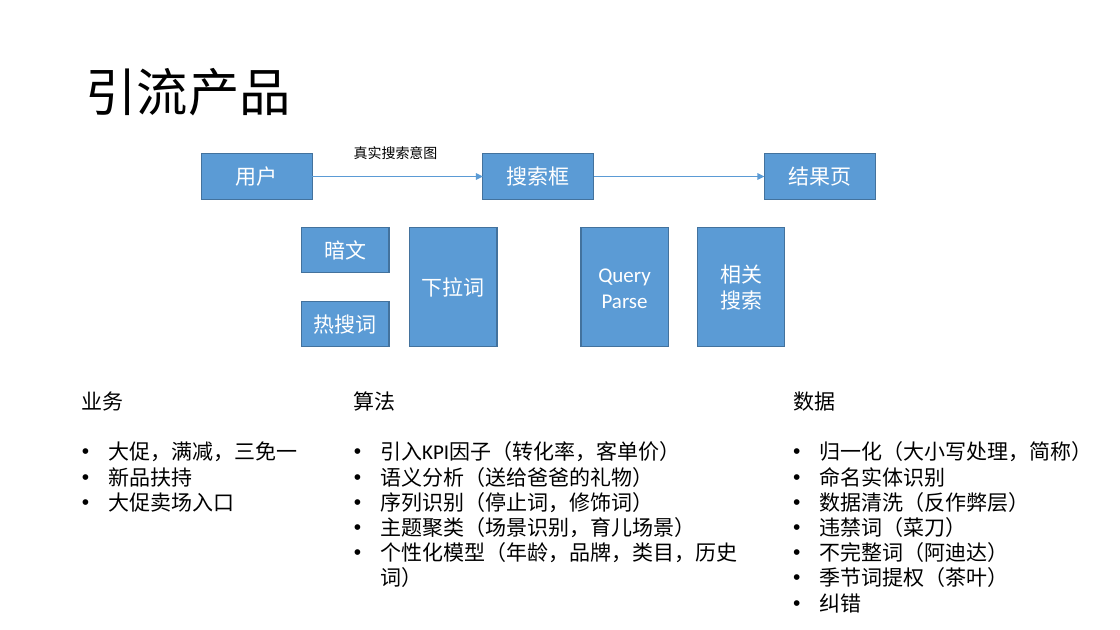
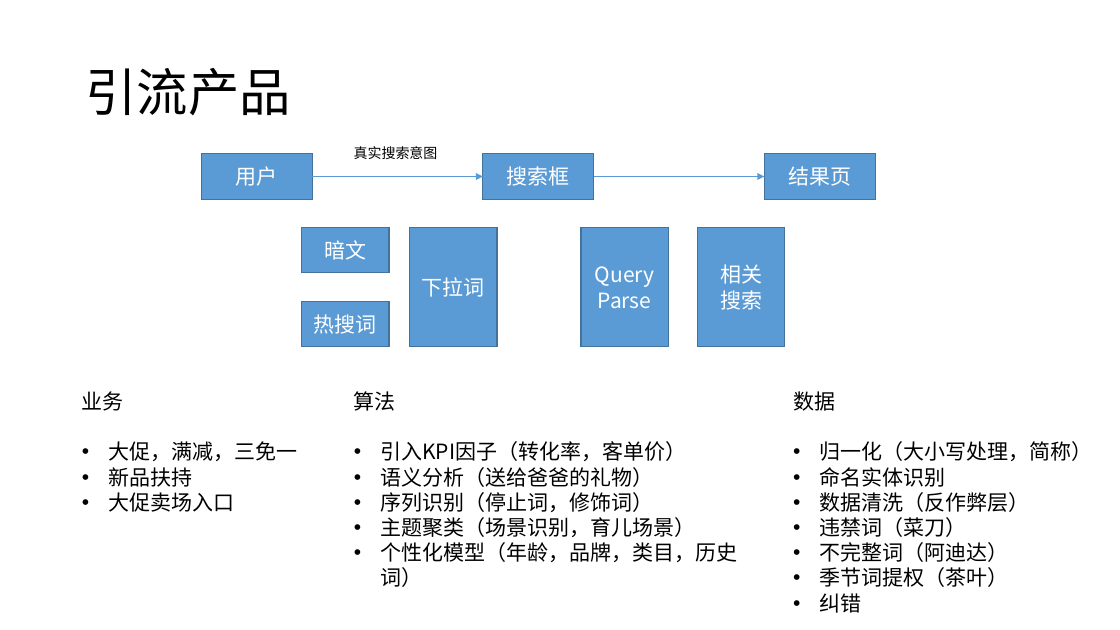
Before and after one commit to sampsonguo/hexo, a slide deck: slide 20 of docs/search/JD-search.pptx (slide 2 before the commit). Drawn at 1120x630 pixels with LibreOffice and Linux fonts; fonts in the diff are those of the drawing. Boxes give left, top, right and bottom in pixels: in the first picture for what was removed or moved away, otherwise in the second. Text is boxed around its words. In the diff, an @@ line names an element or a change of style, - is before the commit and + after.

```diff
--- a/docs/search/JD-search.pptx
+++ b/docs/search/JD-search.pptx
@@ rectangle "Query" at [581, 228, 669, 347]: font Calibri to Noto Sans CJK SC @@
@@ text "算法" at [354, 391, 737, 587]: font Calibri to Noto Sans CJK SC @@
```
Also in this commit, not shown: 6 other slides changed, 18 slides added, 3 other files.
